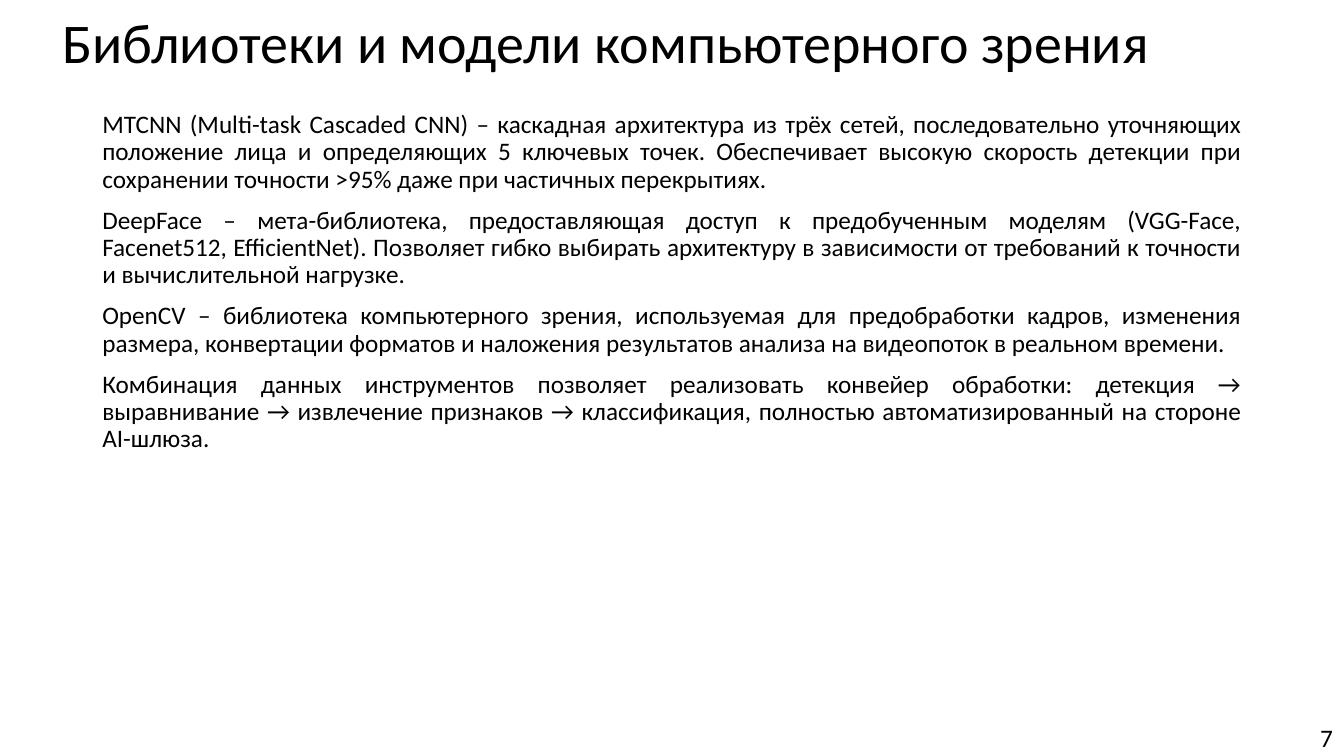
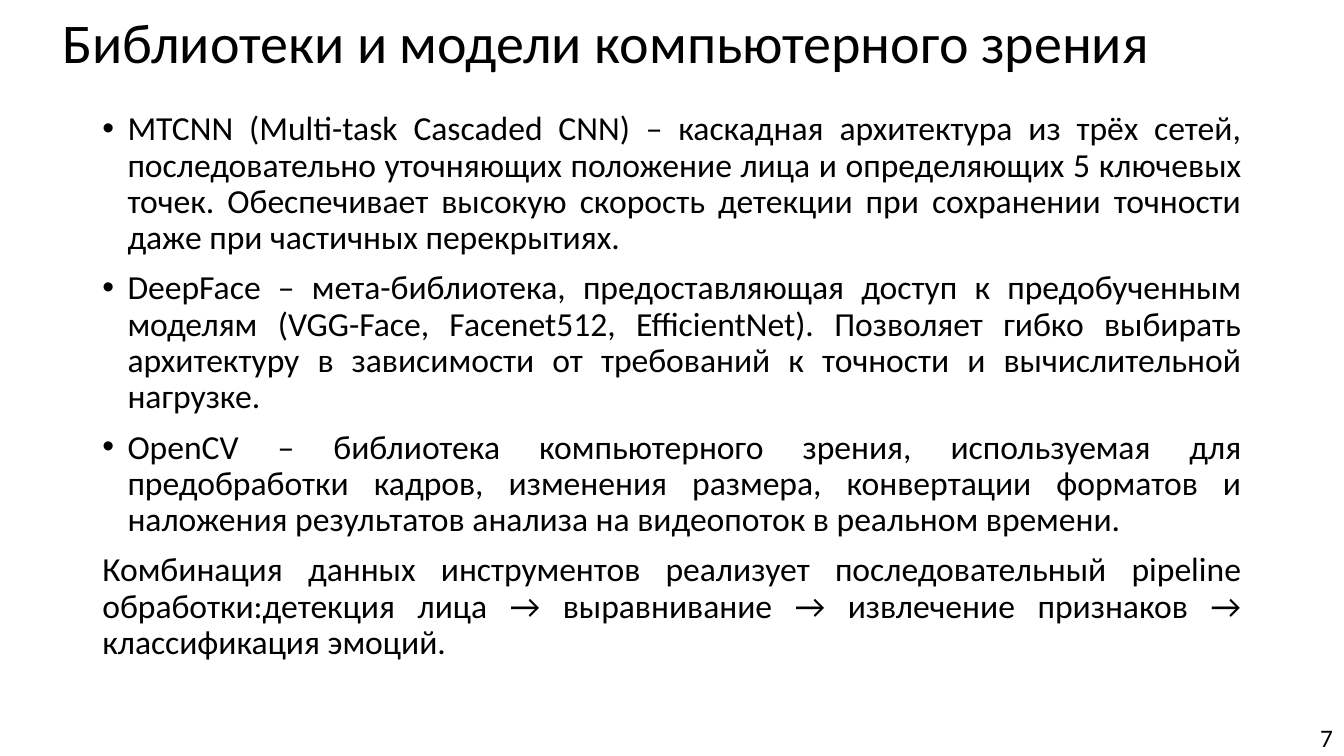
Before and after one commit to Hetsunya/diplom, a slide deck: slide 7 of вкр/практика/презентация по_преддипломной_практике_Демьянцев_Виталий_Владиславович_606_22.pptx. Drawn at 1344x756 pixels with LibreOffice and Linux fonts; fonts in the diff are those of the drawing. Boxes give left, top, right and bottom in pixels: in the first picture for what was removed or moved away, otherwise in the second. Text is boxed around its words. In the diff, an @@ line names an element or a change of style, - is before the commit and + after.

```diff
--- a/вкр/практика/презентация по_преддипломной_практике_Демьянцев_Виталий_Владиславович_606_22.pptx
+++ b/вкр/практика/презентация по_преддипломной_практике_Демьянцев_Виталий_Владиславович_606_22.pptx
@@ text at [128,115,1241,255]: text changed; size 18 to 24 pt @@
-MTCNN (Multi-task Cascaded CNN) – каскадная архитектура из трёх сетей, последовательно уточняющих положение лица и определяющих 5 ключевых точек. Обеспечивает высокую скорость детекции при сохранении точности >95% даже при частичных перекрытиях.
+• MTCNN (Multi-task Cascaded CNN) – каскадная архитектура из трёх сетей, последовательно уточняющих положение лица и определяющих 5 ключевых точек. Обеспечивает высокую скорость детекции при сохранении точности даже при частичных перекрытиях.
@@ text at [128,276,1241,537]: size 18 to 24 pt in "DeepFace – мета-библиотека, предоставляющая доступ к предобу ...", "OpenCV – библиотека компьютерного зрения, используемая для ..."; bullet none to • @@
@@ text at [102,557,1241,660]: text changed; size 18 to 24 pt @@
-Комбинация данных инструментов позволяет реализовать конвейер обработки: детекция → выравнивание → извлечение признаков → классификация, полностью автоматизированный на стороне AI-шлюза.
+Комбинация данных инструментов реализует последовательный pipeline обработки:детекция лица → выравнивание → извлечение признаков → классификация эмоций.
```
Also in this commit, not shown: 5 other slides changed, 3 other files.
